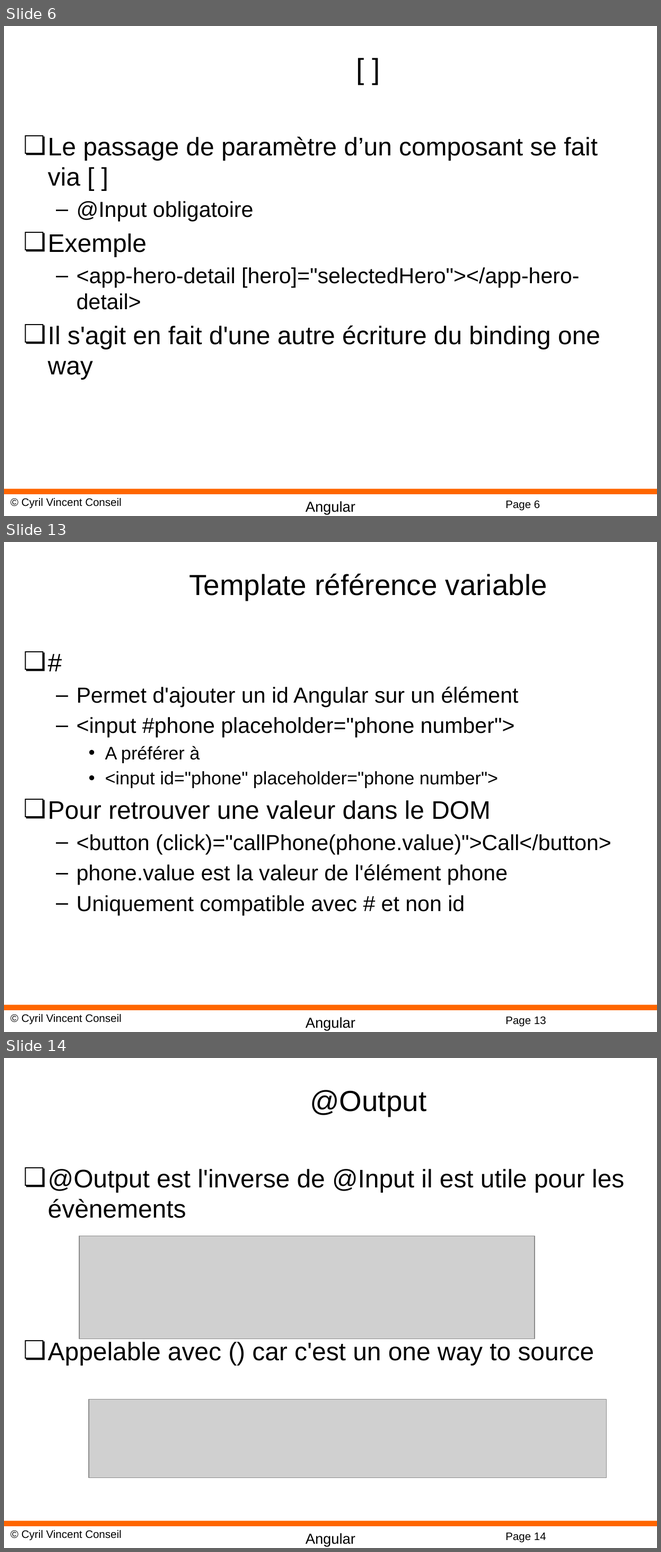
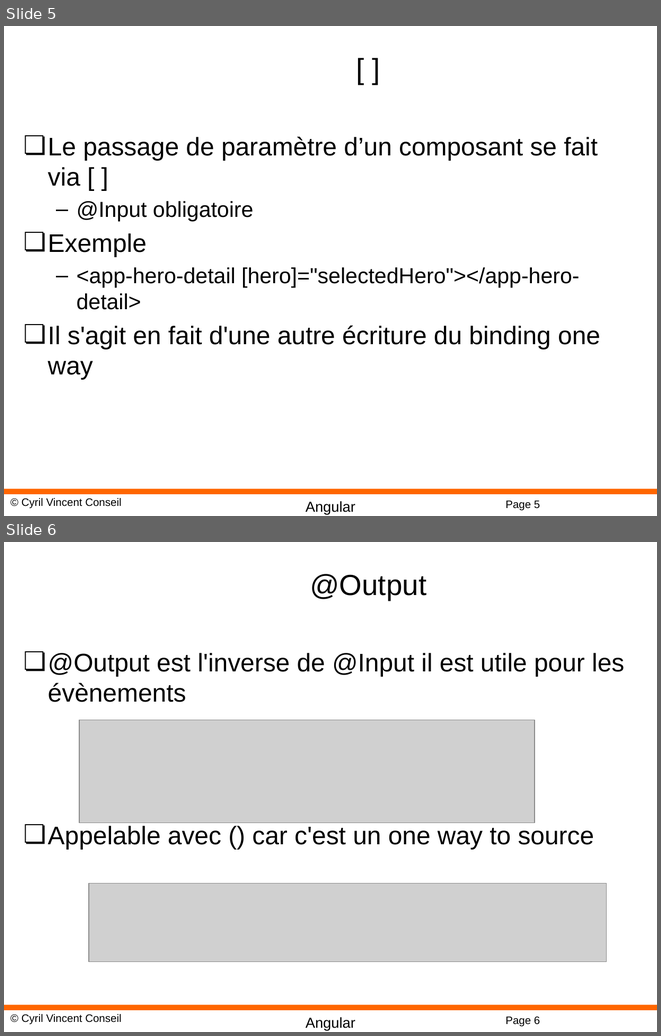
Before and after one commit to cyrilvincent/angular, a slide deck: PPT/Angular12-Components.pptx. Shown one above the other, each under a label of ours: slides 6, 13 and 14 before the commit, slides 5 and 6 after it; the slides between them are not shown. The pictures are 661x1552 and 661x1036 pixels, drawn with LibreOffice and Linux fonts; fonts in the diff are those of the drawing; grey boxes stand for pictures; background and template pictures are left out. Boxes give left, top, right and bottom in pixels: in the first picture for what was removed or moved away, otherwise in the second. Text is boxed around its words. In the diff, an @@ line names an element or a change of style, - is before the commit and + after.

```diff
--- a/PPT/Angular12-Components.pptx
+++ b/PPT/Angular12-Components.pptx
@@ slide 13 removed at (x1=4, y1=542, x2=657, y2=1032), background #FFFFFF; not listed: 4 template elements that a slide beside it also shows @@
@@ title removed at (x1=189, y1=573, x2=547, y2=600) @@
-Template référence variable
@@ text removed at (x1=48, y1=686, x2=611, y2=915) @@
-❏ #
-  – Permet d'ajouter un id Angular sur un élément
-  – <input #phone placeholder="phone number">
-    • A préférer à
-    • <input id="phone" placeholder="phone number">
-❏ Pour retrouver une valeur dans le DOM
-  – <button (click)="callPhone(phone.value)">Call</button>
-  – phone.value est la valeur de l'élément phone
-  – Uniquement compatible avec # et non id
@@ what was slide 6 is now slide 5 @@
@@ page number at (x1=505, y1=500, x2=540, y2=510): text changed @@
-Page 6
+Page 5
@@ what was slide 14 is now slide 6 @@
@@ page number at (x1=505, y1=1016, x2=540, y2=1026): text changed @@
-Page 14
+Page 6
```
Also in this commit, not shown: 3 slides changed, 6 other slides removed, 51 other files.
